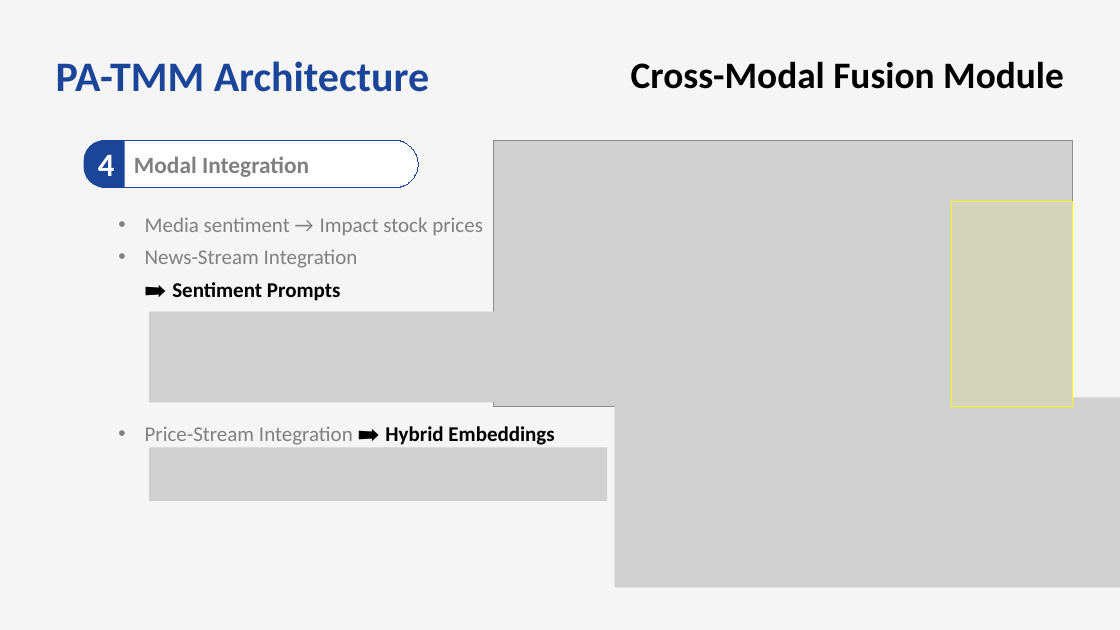
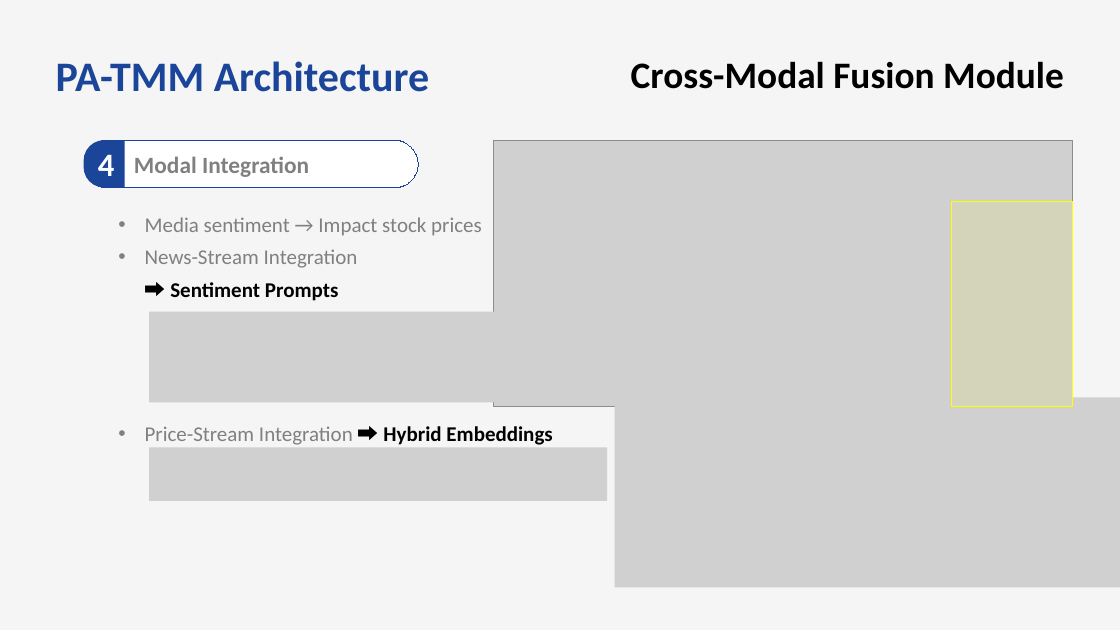
Before and after one commit to bts1991/study, a slide deck: slide 13 of 논문 Review/Others/paper_review.pptx. Drawn at 1120x630 pixels with LibreOffice and Linux fonts; fonts in the diff are those of the drawing; grey boxes stand for pictures. Boxes give left, top, right and bottom in pixels: in the first picture for what was removed or moved away, otherwise in the second. Text is boxed around its words. In the diff, an @@ line names an element or a change of style, - is before the commit and + after.

```diff
--- a/논문 Review/Others/paper_review.pptx
+++ b/논문 Review/Others/paper_review.pptx
@@ text at bbox=[145, 249, 358, 301]: font Arial to Noto Sans CJK KR in "➡️" @@
@@ text "Price-Stream Integration ➡️ Hybrid Embeddings" at bbox=[145, 426, 552, 445]: font Arial to Noto Sans CJK KR in "➡️" @@
```
Also in this commit, not shown: 13 other slides changed, 1 other file.
